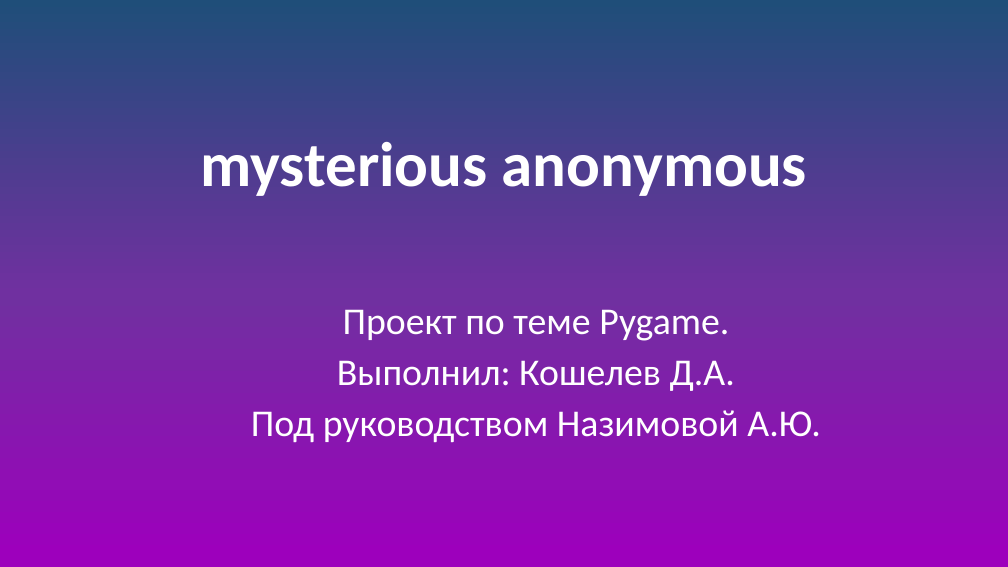
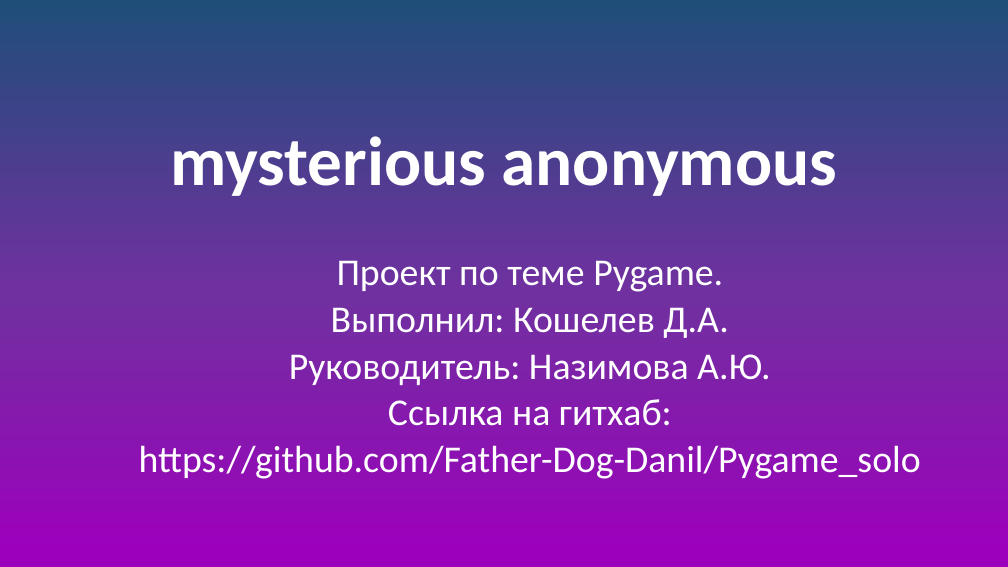
Before and after one commit to Father-Dog-Danil/Pygame_solo, a slide deck: slide 1 of doc/презентация.pptx. Drawn at 1008x567 pixels with LibreOffice and Linux fonts; fonts in the diff are those of the drawing. Boxes give left, top, right and bottom in pixels: in the first picture for what was removed or moved away, otherwise in the second. Text is boxed around its words. In the diff, an @@ line names an element or a change of style, - is before the commit and + after.

```diff
--- a/doc/презентация.pptx
+++ b/doc/презентация.pptx
@@ title "mysterious anonymous" at (x1=170, y1=136, x2=838, y2=196): size 60 to 66 pt @@
@@ subtitle "Проект по теме Pygame." moved from (x1=251, y1=309, x2=821, y2=443) to (x1=139, y1=260, x2=921, y2=479) @@
@@ subtitle at (x1=331, y1=260, x2=728, y2=338): line spacing 0.9 to 0.8 @@
@@ subtitle at (x1=139, y1=354, x2=921, y2=479): text changed @@
-Под руководством Назимовой А.Ю.
+Руководитель: Назимова А.Ю.
+Ссылка на гитхаб:
+https://github.com/Father-Dog-Danil/Pygame_solo
```
Also in this commit, not shown: 4 other slides changed, 14 slides added.
